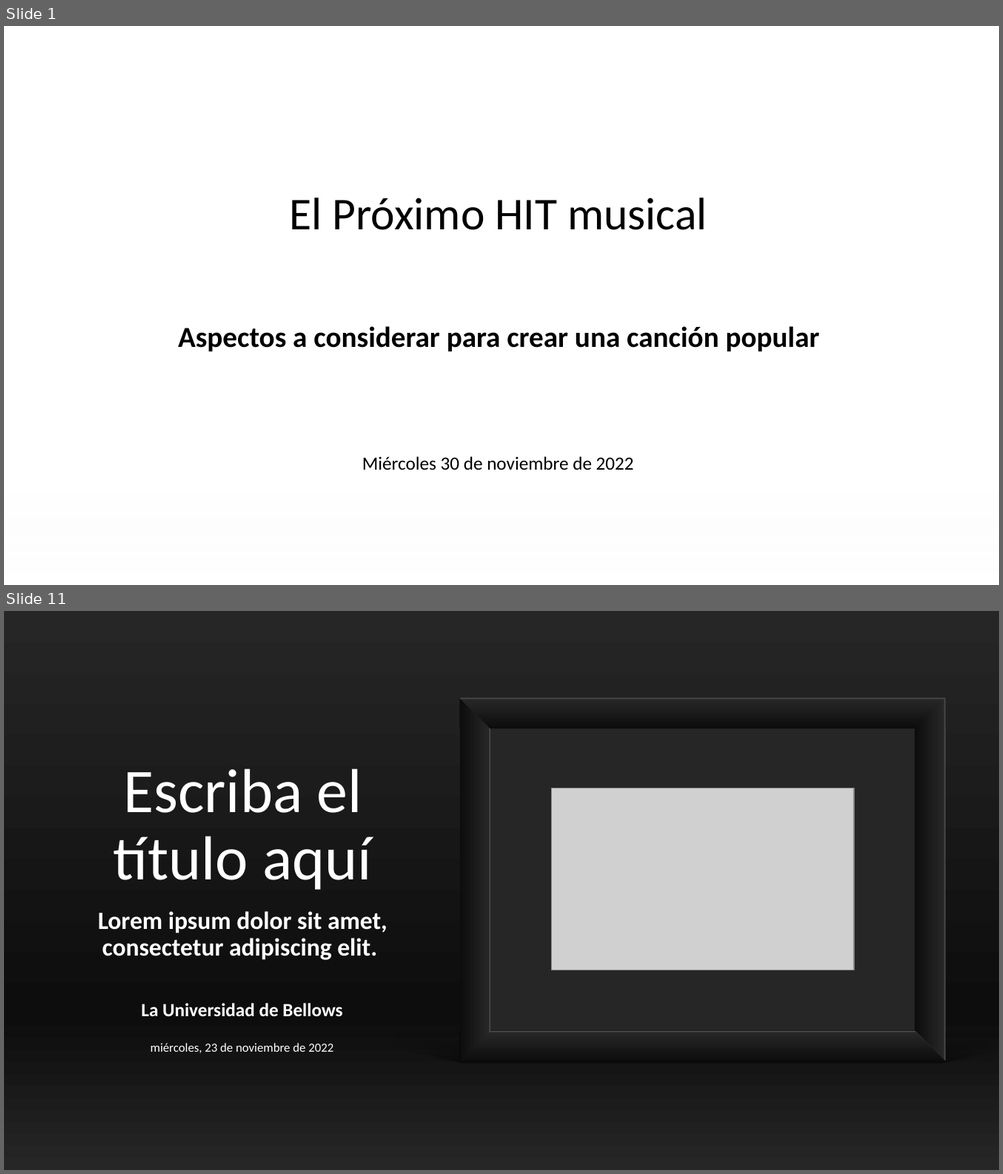
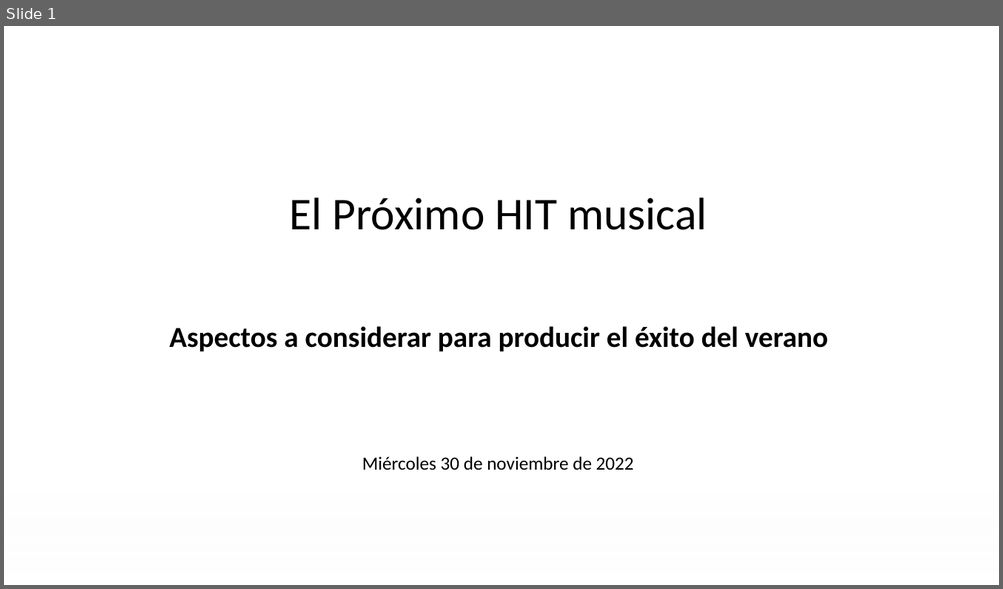
Before and after one commit to federicovalino/Summer_Song_BI, a slide deck: visualization/PresentaciónObligatorio.pptx. Shown one above the other, each under a label of ours: slides 1 and 11 before the commit, slide 1 after it; the slides between them are not shown. The pictures are 1003x1174 and 1003x589 pixels, drawn with LibreOffice and Linux fonts; fonts in the diff are those of the drawing; grey boxes stand for pictures; background and template pictures are left out. Boxes give left, top, right and bottom in pixels: in the first picture for what was removed or moved away, otherwise in the second. Text is boxed around its words. In the diff, an @@ line names an element or a change of style, - is before the commit and + after.

```diff
--- a/visualization/PresentaciónObligatorio.pptx
+++ b/visualization/PresentaciónObligatorio.pptx
@@ slide 11 removed at <box>4,611,999,1170</box>, background gradient #262626 to #0D0D0D @@
@@ rectangle removed at <box>460,698,945,728</box> @@
@@ freeform shape removed at <box>460,698,490,1062</box> @@
@@ freeform shape removed at <box>460,698,945,728</box> @@
@@ freeform shape removed at <box>915,698,945,1062</box> @@
@@ rectangle removed at <box>490,728,915,1031</box> @@
@@ title removed at <box>114,769,372,890</box> @@
-Escriba el título aquí
@@ picture removed at <box>551,788,854,970</box> @@
@@ subtitle removed at <box>98,911,387,960</box> @@
-Lorem ipsum dolor sit amet, consectetur adipiscing elit.
@@ text removed at <box>141,1003,342,1017</box> @@
-La Universidad de Bellows
@@ flow chart manual operation removed at <box>303,1029,999,1068</box> @@
@@ flow chart manual operation removed at <box>303,1025,999,1064</box> @@
@@ rectangle removed at <box>460,1031,945,1062</box> @@
@@ freeform shape removed at <box>460,1031,945,1062</box> @@
@@ text removed at <box>151,1043,333,1054</box> @@
-miércoles, 23 de noviembre de 2022
@@ rounded rectangle removed at <box>362,1050,999,1100</box> @@
@@ slide 1 changed as well @@
@@ text at <box>169,326,828,352</box>: text changed @@
-Aspectos a considerar para crear una canción popular
+Aspectos a considerar para producir el éxito del verano
```
Also in this commit, not shown: 9 slides added, 16 other slides removed.
